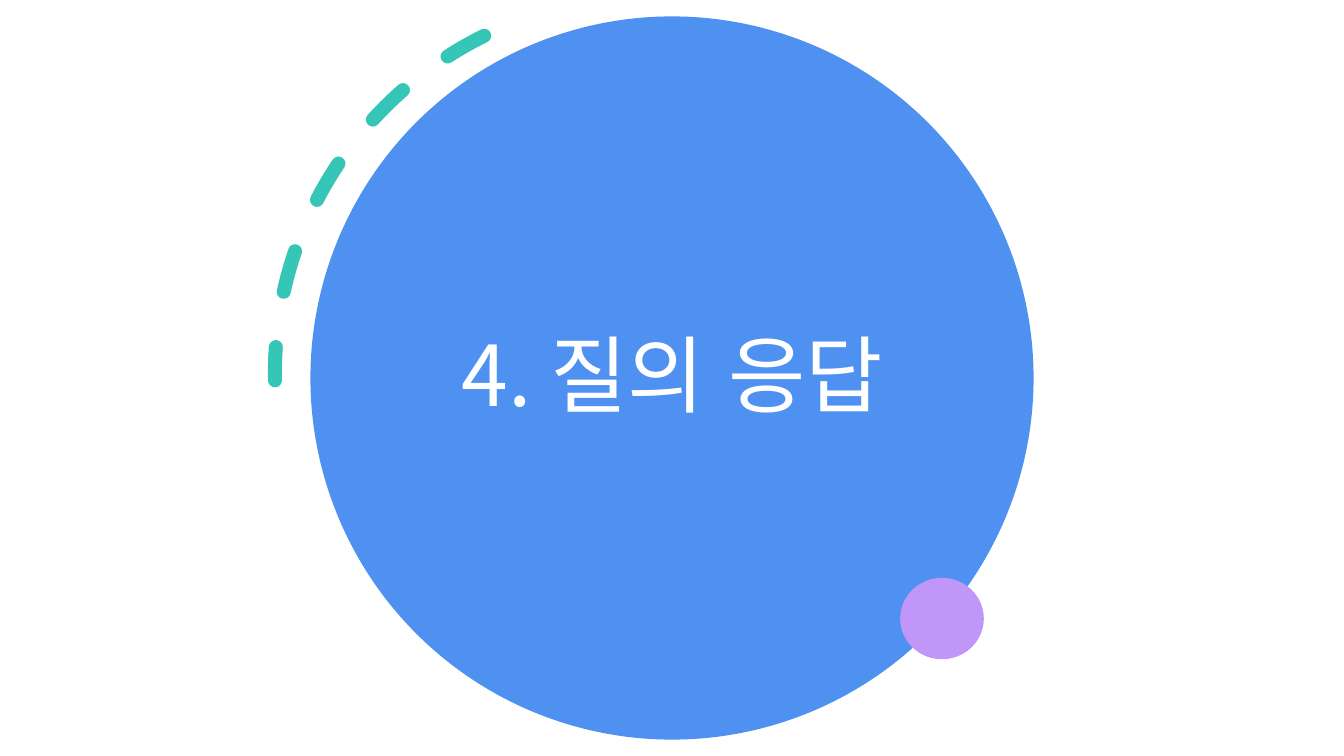
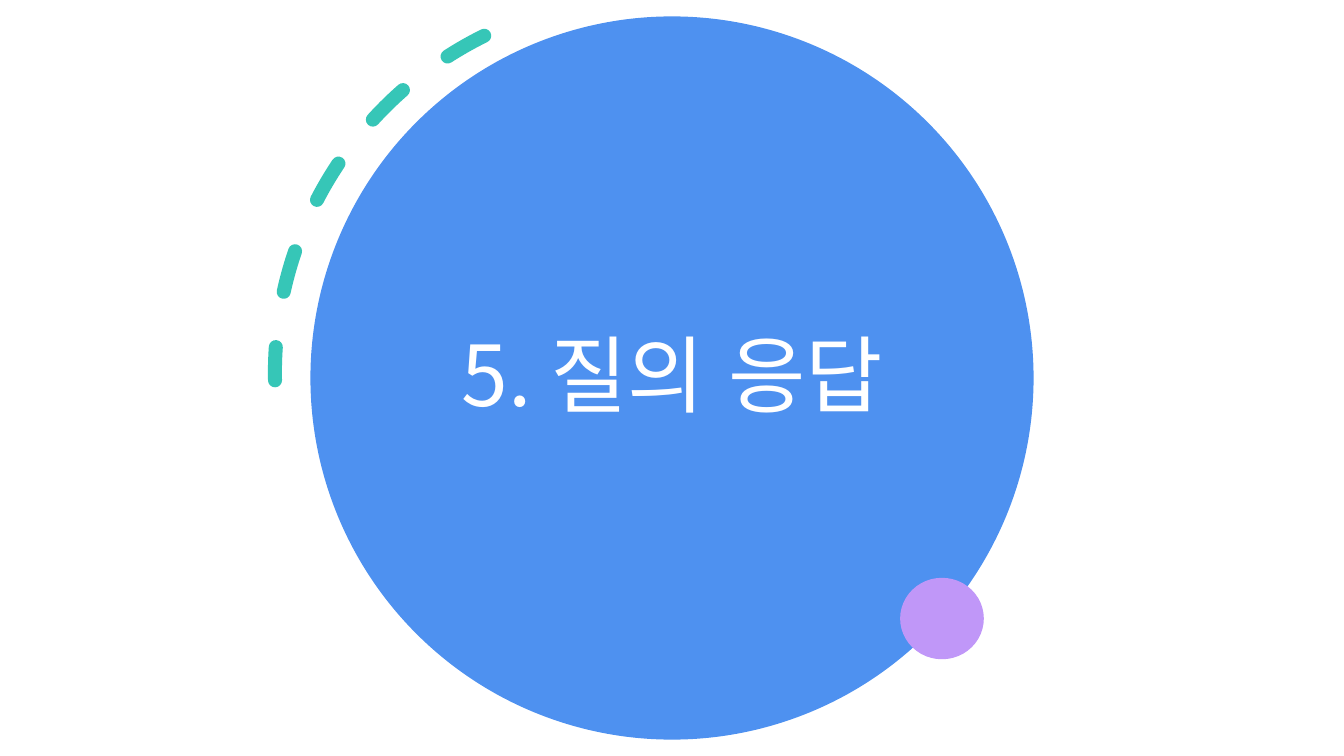
Before and after one commit to jinwon-cmskorea/cmskorea_board, a slide deck: slide 17 of document/CMS_Board_Project.pptx (slide 16 before the commit). Drawn at 1344x756 pixels with LibreOffice and Linux fonts; fonts in the diff are those of the drawing. Boxes give left, top, right and bottom in pixels: in the first picture for what was removed or moved away, otherwise in the second. Text is boxed around its words. In the diff, an @@ line names an element or a change of style, - is before the commit and + after.

```diff
--- a/document/CMS_Board_Project.pptx
+++ b/document/CMS_Board_Project.pptx
@@ title at <box>462,336,883,413</box>: text changed @@
-4. 질의 응답
+5. 질의 응답
```
Also in this commit, not shown: 3 other slides changed, 1 slide added.
